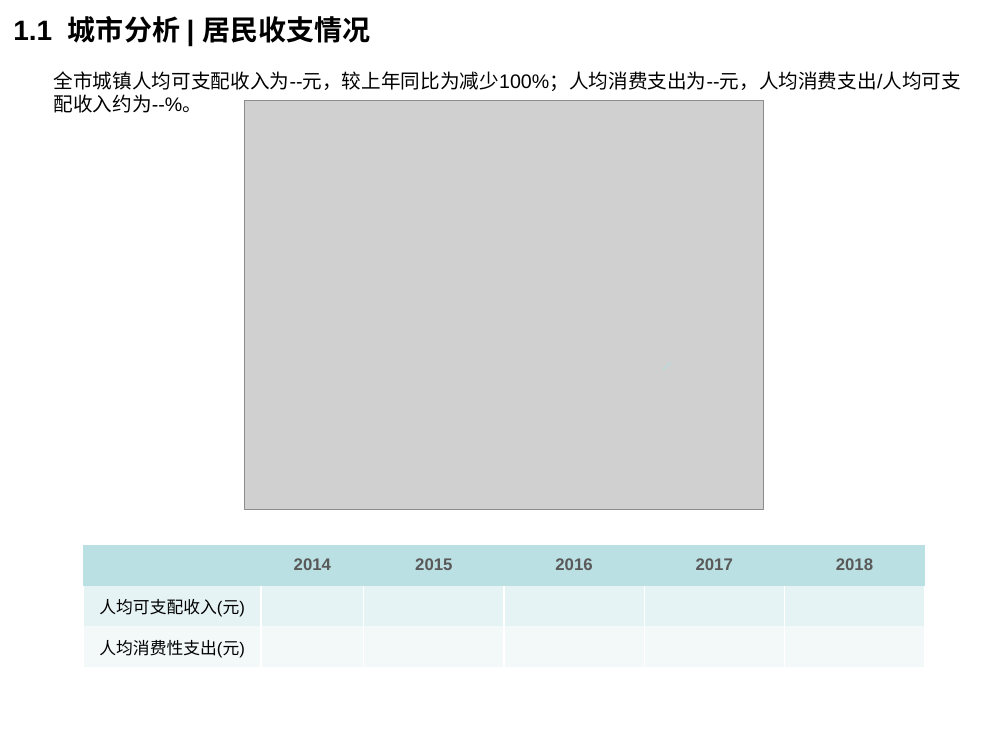
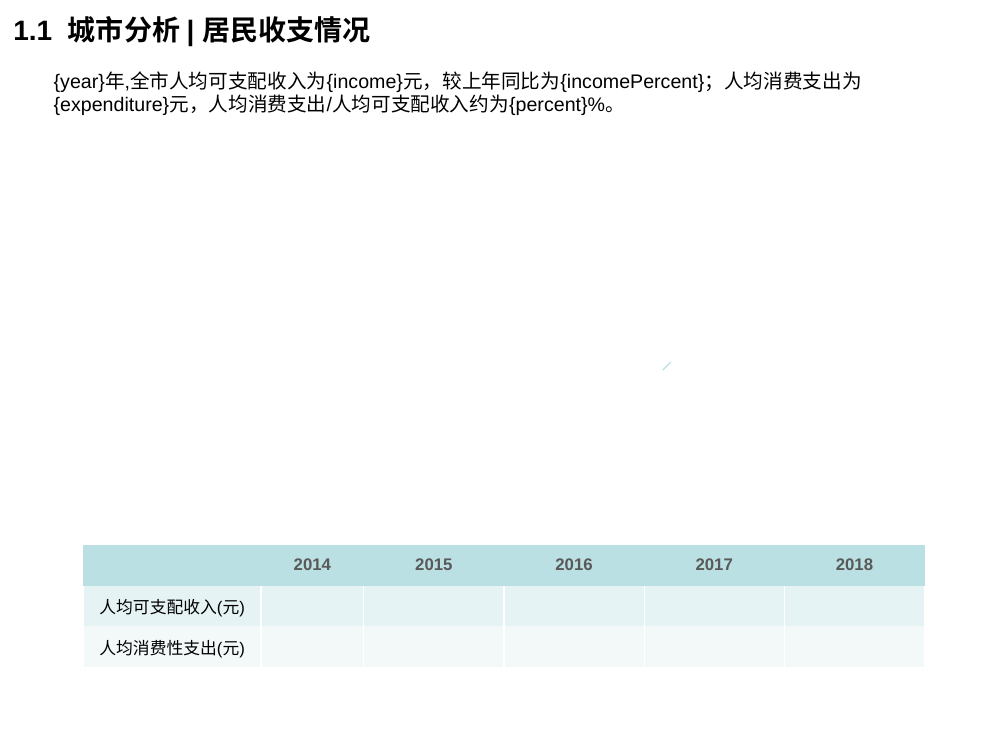
Before and after one commit to lizhou828/python_hello_world, a slide deck: slide 7 of helloWorld/ppt_template/diyun_land_report_template.pptx. Drawn at 1008x756 pixels with LibreOffice and Linux fonts; fonts in the diff are those of the drawing; grey boxes stand for pictures; background and template pictures are left out. Boxes give left, top, right and bottom in pixels: in the first picture for what was removed or moved away, otherwise in the second. Text is boxed around its words. In the diff, an @@ line names an element or a change of style, - is before the commit and + after.

```diff
--- a/helloWorld/ppt_template/diyun_land_report_template.pptx
+++ b/helloWorld/ppt_template/diyun_land_report_template.pptx
@@ text at <box>54,72,862,115</box>: text changed @@
-全市城镇人均可支配收入为--元，较上年同比为减少100%；人均消费支出为--元，人均消费支出/人均可支配收入约为--%。
+{year}年,全市人均可支配收入为{income}元，较上年同比为{incomePercent}；人均消费支出为{expenditure}元，人均消费支出/人均可支配收入约为{percent}%。
@@ picture removed at <box>245,100,764,509</box> @@
```
Also in this commit, not shown: 5 other slides changed, 3 other files.
